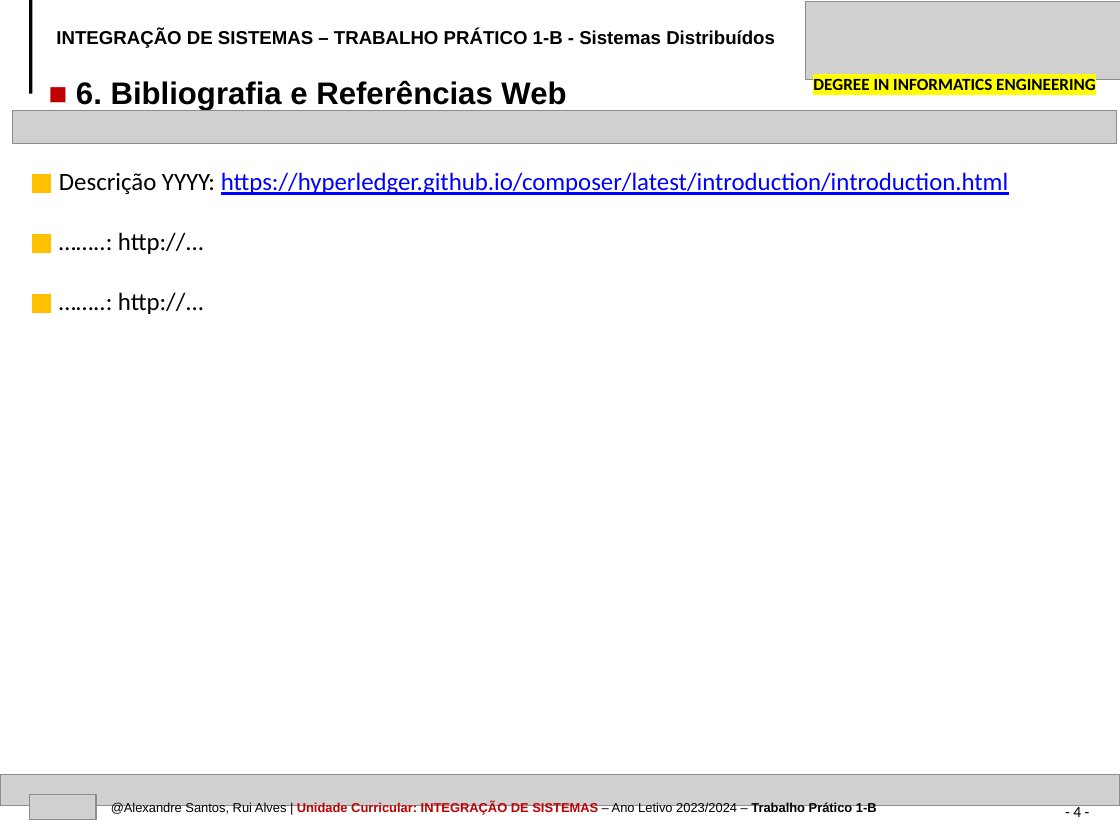
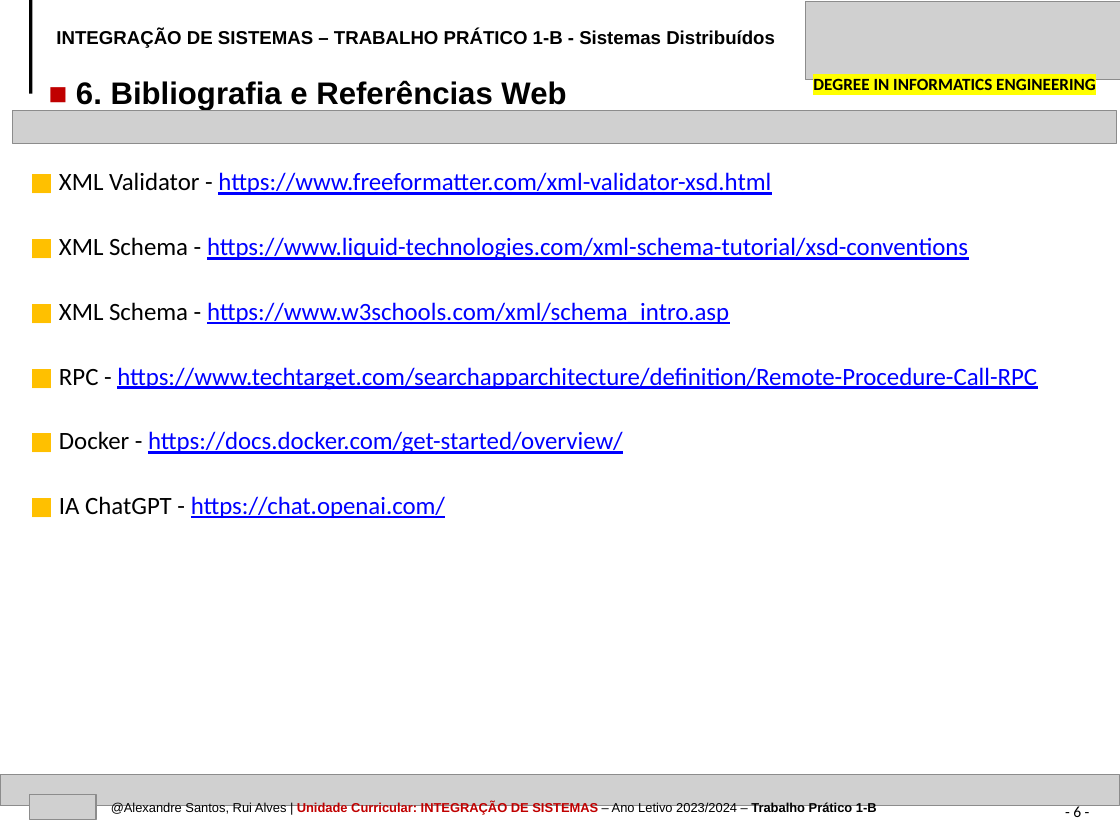
Before and after one commit to AlexandrePSantos/TP1B_IS, a slide deck: slide 6 of IPVC-EI-TP1B-IS-Evidencias-24585_25343.pptx (slide 4 before the commit). Drawn at 1120x840 pixels with LibreOffice and Linux fonts; fonts in the diff are those of the drawing; grey boxes stand for pictures. Boxes give left, top, right and bottom in pixels: in the first picture for what was removed or moved away, otherwise in the second. Text is boxed around its words. In the diff, an @@ line names an element or a change of style, - is before the commit and + after.

```diff
--- a/IPVC-EI-TP1B-IS-Evidencias-24585_25343.pptx
+++ b/IPVC-EI-TP1B-IS-Evidencias-24585_25343.pptx
@@ text at <box>59,172,1037,518</box>: text changed @@
-■ Descrição YYYY: https://hyperledger.github.io/composer/latest/introduction/introduction.html
-■ ……..: http://...
-■ ……..: http://...
+■ XML Validator - https://www.freeformatter.com/xml-validator-xsd.html
+■ XML Schema - https://www.liquid-technologies.com/xml-schema-tutorial/xsd-conventions
+■ XML Schema - https://www.w3schools.com/xml/schema_intro.asp
+■ RPC - https://www.techtarget.com/searchapparchitecture/definition/Remote-Procedure-Call-RPC
+■ Docker - https://docs.docker.com/get-started/overview/
+■ IA ChatGPT - https://chat.openai.com/
@@ page number at <box>1073,804,1081,817</box>: text changed @@
-- 4 -
+- 6 -
```
Also in this commit, not shown: 2 slides added.
